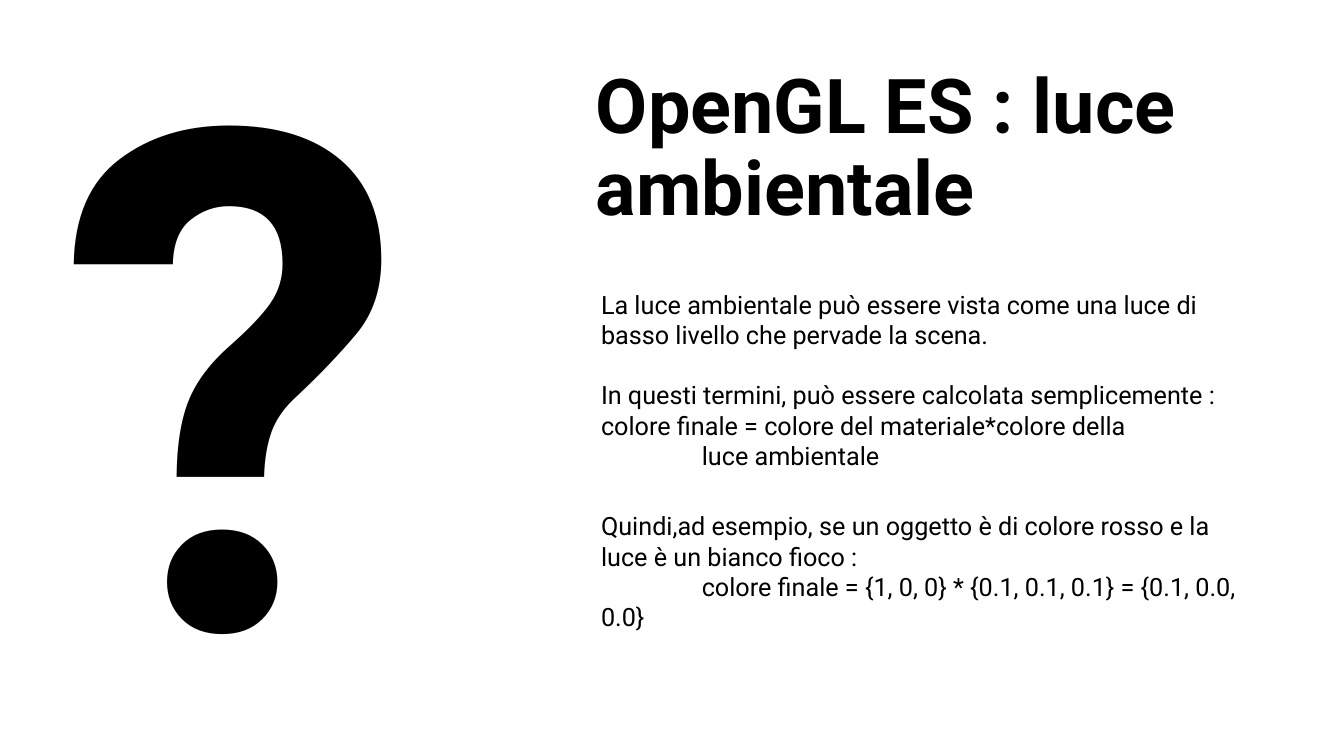
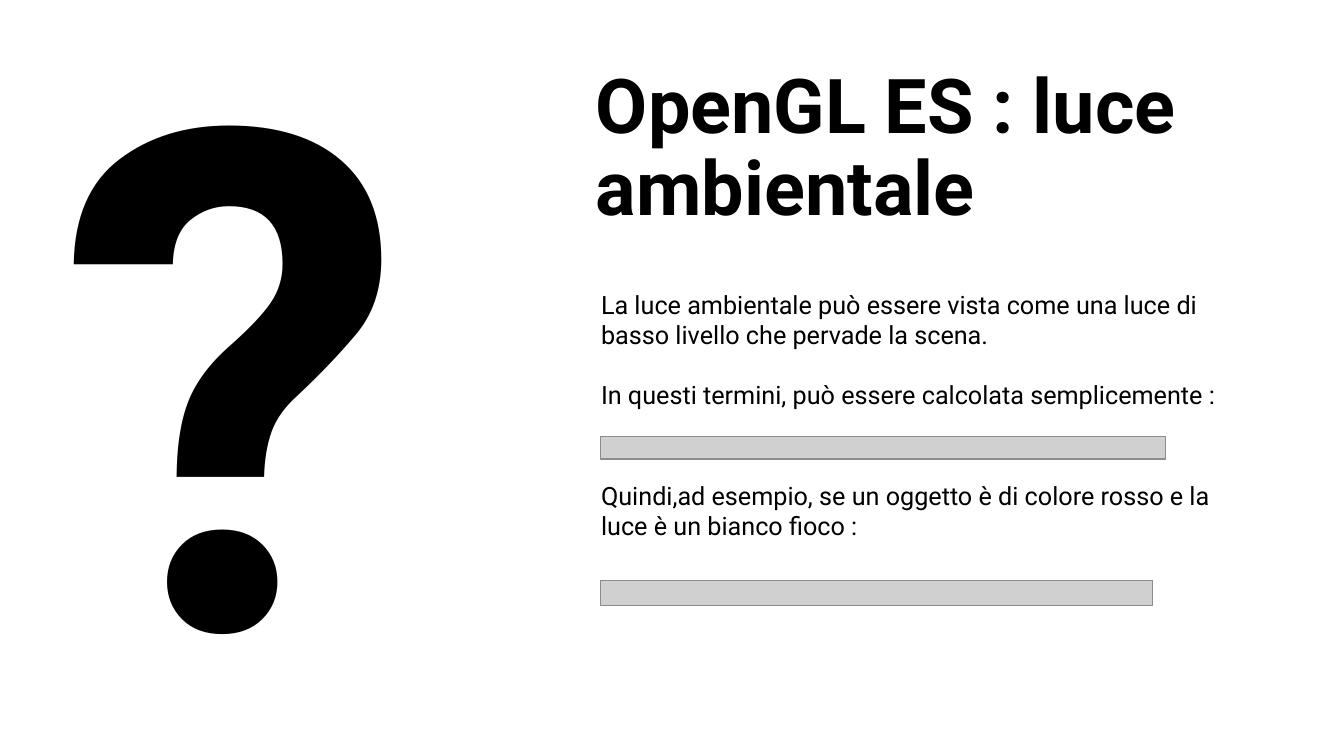
Before and after one commit to AntonioDOrazio/MobileProgramming_OpenGL, a slide deck: slide 46 of Materiale/BozzaOpenGL.pptx. Drawn at 1344x756 pixels with LibreOffice and Linux fonts; fonts in the diff are those of the drawing; grey boxes stand for pictures. Boxes give left, top, right and bottom in pixels: in the first picture for what was removed or moved away, otherwise in the second. Text is boxed around its words. In the diff, an @@ line names an element or a change of style, - is before the commit and + after.

```diff
--- a/Materiale/BozzaOpenGL.pptx
+++ b/Materiale/BozzaOpenGL.pptx
@@ free "La luce ambientale può essere ..." resized from (x1=590, y1=284, x2=1262, y2=727) to (x1=590, y1=284, x2=1262, y2=701) @@
@@ text in free at (x1=601, y1=385, x2=1202, y2=409): text changed @@
-In questi termini, può essere calcolata semplicemente : colore finale = colore del materiale*colore della
-luce ambientale
+In questi termini, può essere calcolata semplicemente :
@@ picture added at (x1=600, y1=436, x2=1166, y2=459) @@
@@ picture added at (x1=600, y1=580, x2=1153, y2=606) @@
@@ text in free at (x1=601, y1=576, x2=1235, y2=631): paragraph removed @@
-colore finale = {1, 0, 0} * {0.1, 0.1, 0.1} = {0.1, 0.0, 0.0}
```
Also in this commit, not shown: 2 other slides changed.
